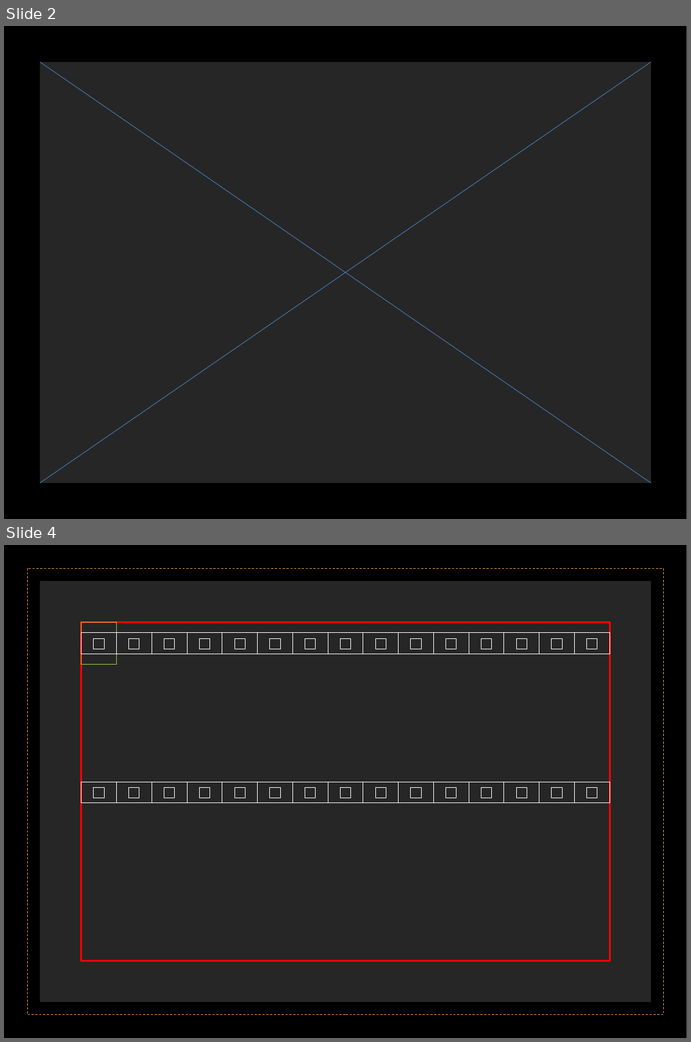
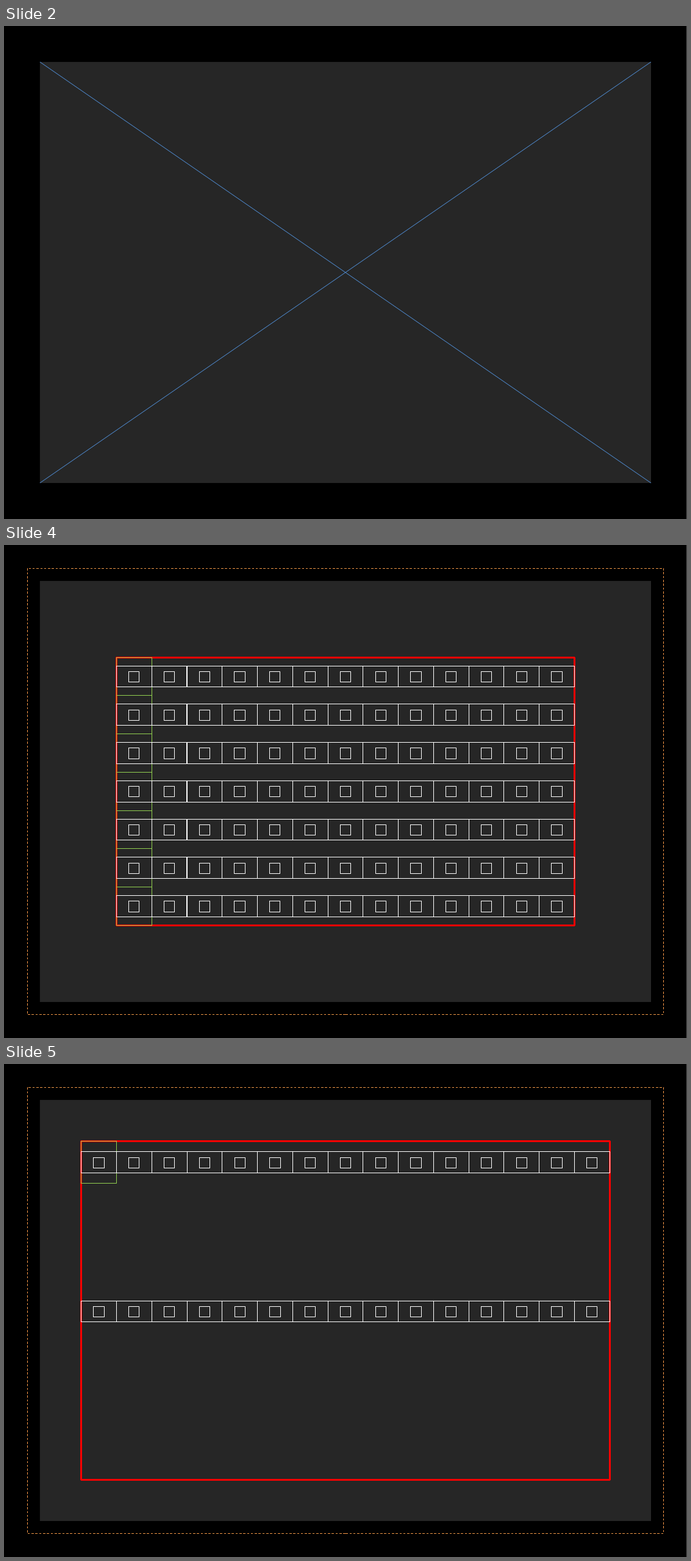
Before and after one commit to wyolum/ClockFOUR, a slide deck: fabricate/A4 size/ClockFOUR A4.pptx. Shown one above the other, each under a label of ours: slides 2 and 4 before the commit, slides 2, 4 and 5 after it; the slides between them are not shown. The pictures are 691x1042 and 691x1561 pixels, drawn with LibreOffice and Linux fonts; fonts in the diff are those of the drawing. Boxes give left, top, right and bottom in pixels: in the first picture for what was removed or moved away, otherwise in the second. Text is boxed around its words. In the diff, an @@ line names an element or a change of style, - is before the commit and + after.

```diff
--- a/fabricate/A4 size/ClockFOUR A4.pptx
+++ b/fabricate/A4 size/ClockFOUR A4.pptx
@@ slide 4 added at (x1=4, y1=545, x2=687, y2=1038), background #FFFFFF @@
@@ rectangle added at (x1=4, y1=545, x2=687, y2=1037), fill #000000 @@
@@ rectangle added at (x1=27, y1=568, x2=663, y2=1015), outline #F79646 0.75 pt dashed @@
@@ rectangle added at (x1=40, y1=581, x2=651, y2=1001), fill #262626 @@
@@ rectangle added at (x1=116, y1=657, x2=574, y2=925), outline #FF0000 2.25 pt @@
@@ rectangle added at (x1=116, y1=657, x2=152, y2=696), outline #92D050 0.75 pt @@
@@ group added at (x1=116, y1=666, x2=575, y2=687): 26 rectangles @@
@@ rectangle added at (x1=116, y1=696, x2=152, y2=733), outline #92D050 0.75 pt @@
@@ group added at (x1=116, y1=704, x2=575, y2=725): 26 rectangles @@
@@ rectangle added at (x1=116, y1=734, x2=152, y2=772), outline #92D050 0.75 pt @@
@@ group added at (x1=116, y1=743, x2=575, y2=763): 26 rectangles @@
@@ rectangle added at (x1=116, y1=772, x2=152, y2=810), outline #92D050 0.75 pt @@
@@ group added at (x1=116, y1=781, x2=575, y2=802): 26 rectangles @@
@@ rectangle added at (x1=116, y1=810, x2=152, y2=848), outline #92D050 0.75 pt @@
@@ group added at (x1=116, y1=819, x2=575, y2=840): 26 rectangles @@
@@ rectangle added at (x1=116, y1=848, x2=152, y2=887), outline #92D050 0.75 pt @@
@@ group added at (x1=116, y1=857, x2=575, y2=878): 26 rectangles @@
@@ rectangle added at (x1=116, y1=887, x2=152, y2=925), outline #92D050 0.75 pt @@
@@ group added at (x1=116, y1=896, x2=575, y2=916): 26 rectangles @@
@@ what was slide 4 is now slide 5 @@
```
Also in this commit, not shown: 17 other files.
